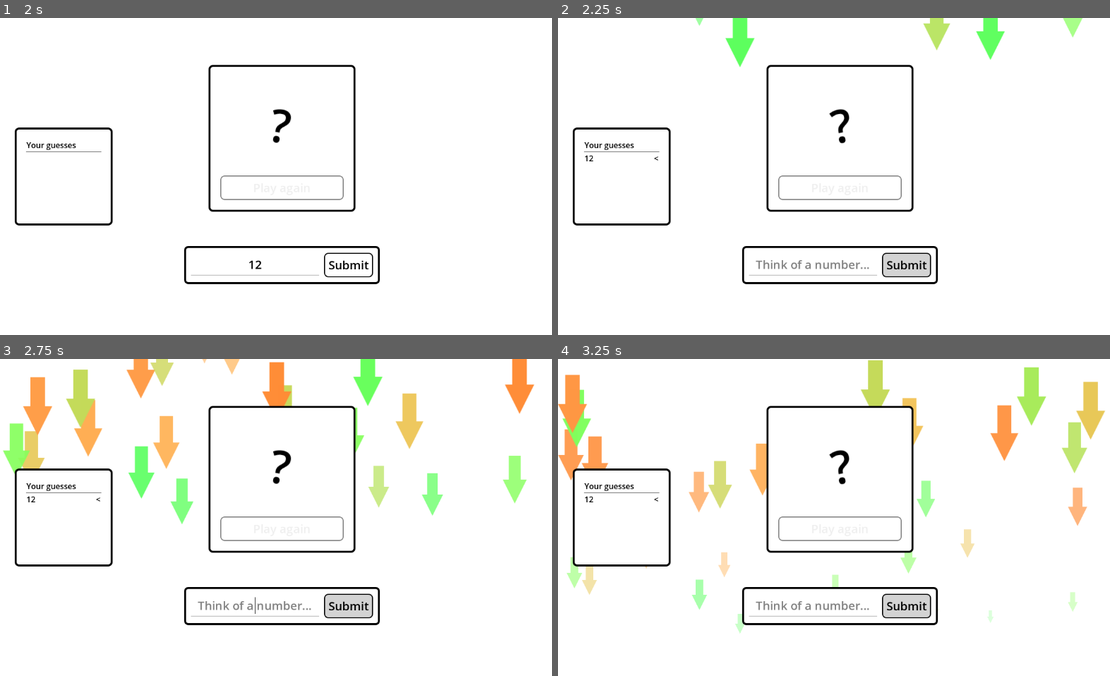
Above: before the commit, frames 1-4 (two rows, left to right).
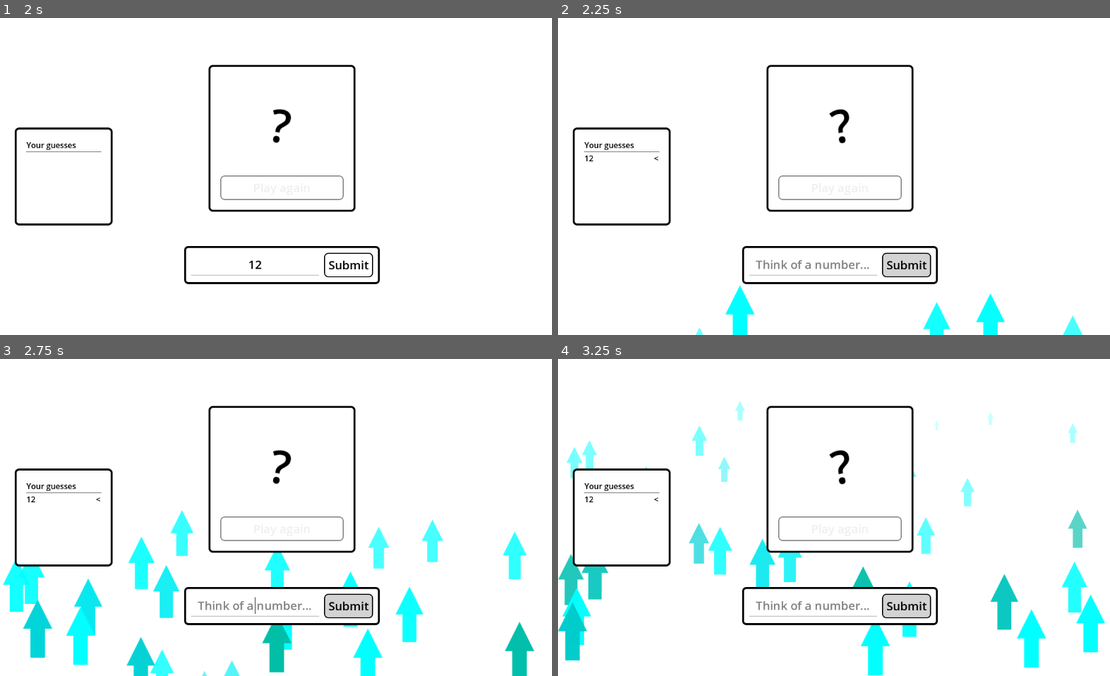
Above: after the commit, the same moments.

Repository: phrasmotica/think-of-a-number
Game: Godot game, scene res://scenes/main_menu.tscn
Two runs of this game, one before a commit and one after it. Both use one fixed random seed, a clock stepped at 60 frames per second and the inputs below. Sound files missing from this copy of the repository are replaced by a short silence.
Inputs (mouse positions are in pixels of both pictures, inside the frame that each line leads up to):
- Up to frame 1 (2 s): click "Play" at 0.5 s; click (253, 265) at 1.27 s; type "12" at 1.35 s
- Up to frame 2 (2.25 s): click "Submit" at 2 s
- Up to frame 3 (2.75 s): no input
- Up to frame 4 (3.25 s): click "Submit" at 2.75 s

Frame 1 is identical in both runs. In frame 2, 2.4% of the frame differs, in the area x 24-96%, y 0-100%; in frame 3, 14%, in the area x 0-97%, y 0-100%; in frame 4, 12%.

Commit message:
Fix bug where the wrong arrow particles were being revealed for incorrect guesses

Diff:
--- a/scripts/reveal_panel.gd
+++ b/scripts/reveal_panel.gd
@@ -74,8 +74,8 @@
 
 func _on_game_manager_guessed_high():
     if enable_particles:
-        up_arrow_particles.release()
+        down_arrow_particles.release()
 
 func _on_game_manager_guessed_low():
     if enable_particles:
-        down_arrow_particles.release()
+        up_arrow_particles.release()
